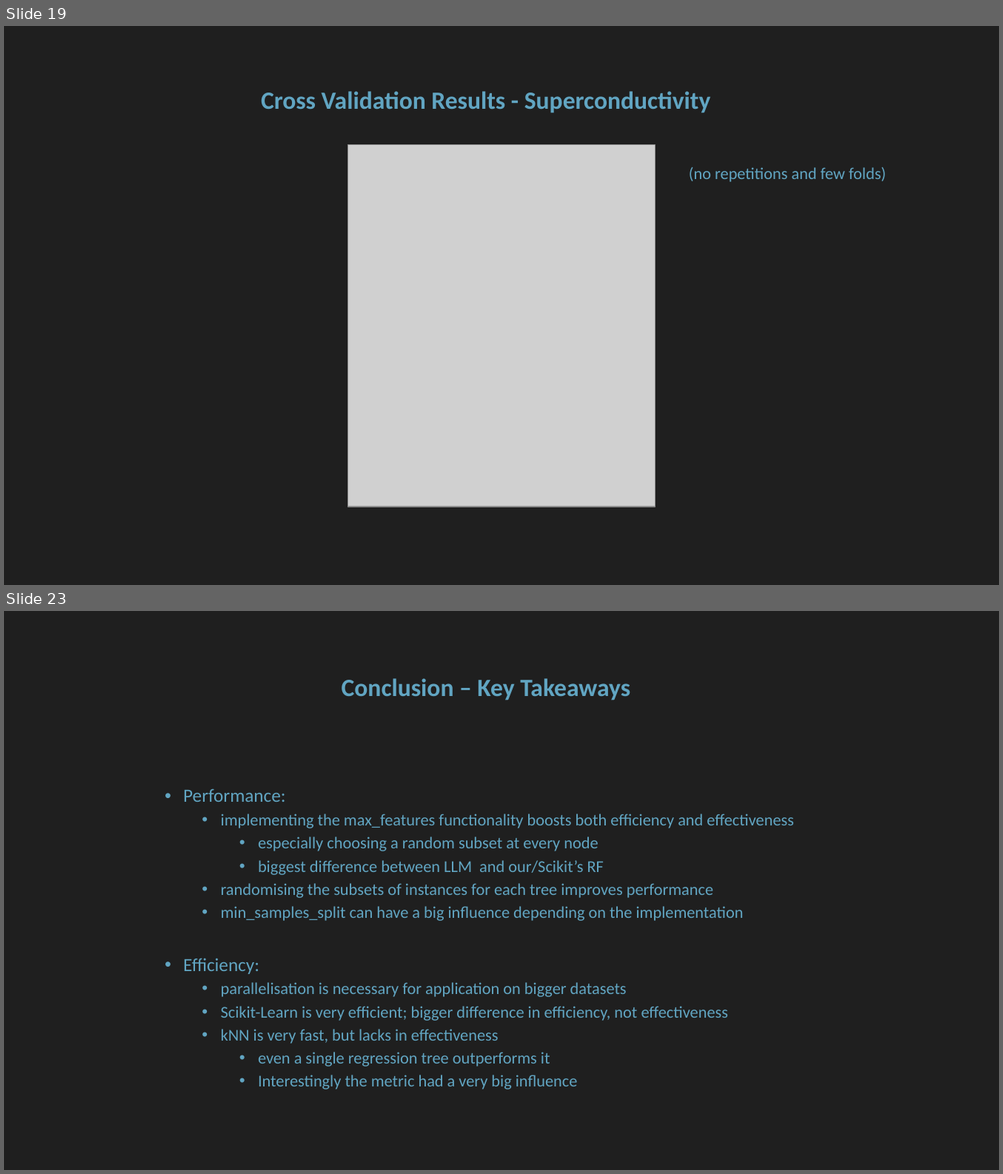
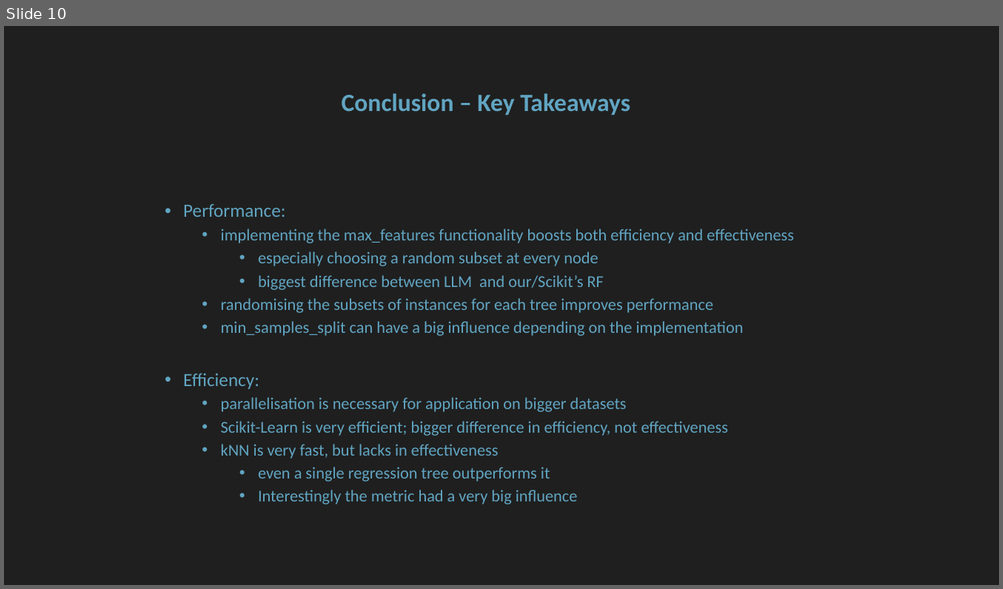
Before and after one commit to floengl/Machine-Learning, a slide deck: Exercise_3/Exercise3_slides.pptx. Shown one above the other, each under a label of ours: slides 19 and 23 before the commit, slide 10 after it; the slides between them are not shown. The pictures are 1003x1174 and 1003x589 pixels, drawn with LibreOffice and Linux fonts; fonts in the diff are those of the drawing; grey boxes stand for pictures. Boxes give left, top, right and bottom in pixels: in the first picture for what was removed or moved away, otherwise in the second. Text is boxed around its words. In the diff, an @@ line names an element or a change of style, - is before the commit and + after.

```diff
--- a/Exercise_3/Exercise3_slides.pptx
+++ b/Exercise_3/Exercise3_slides.pptx
@@ slide 19 removed at (4, 26, 999, 585), background #1F1F1F @@
@@ title removed at (261, 91, 711, 113) @@
-Cross Validation Results - Superconductivity
@@ picture removed at (348, 145, 655, 507) @@
@@ text removed at (688, 167, 885, 182) @@
-(no repetitions and few folds)
@@ what was slide 23 is now slide 10 @@
```
Also in this commit, not shown: 4 slides changed, 3 slides added, 15 other slides removed, 6 other files.
